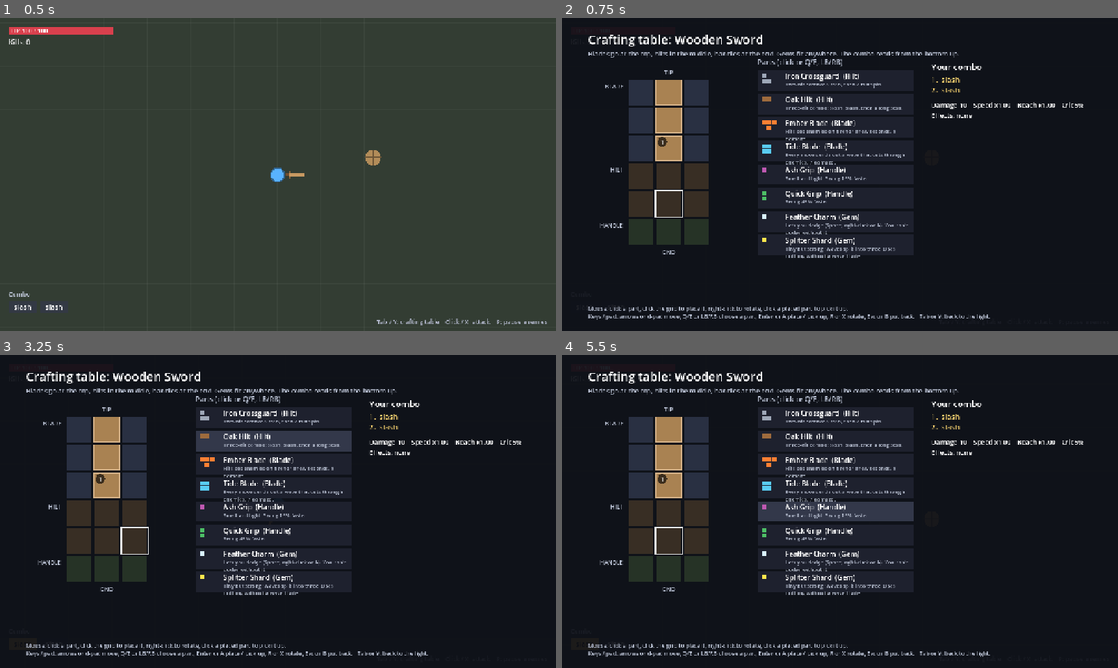
Above: before the commit, frames 1-4 (two rows, left to right).
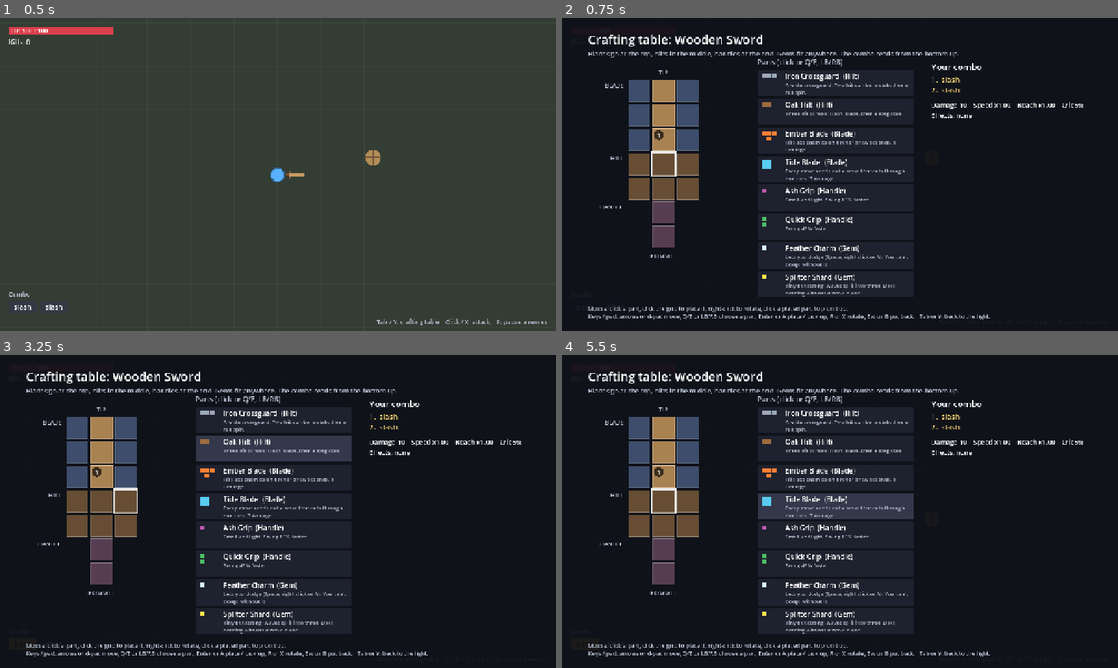
Above: after the commit, the same moments.

Repository: Durrannus/Modular-weapon-prototype
Game: Godot game, scene res://scenes/main.tscn
The game is run twice, just before and just after one commit, with the same random seed, the same clock (stepped at 60 frames per second) and the same inputs.
Inputs (mouse positions are in pixels of both pictures, inside the frame that each line leads up to):
- Up to frame 1 (0.5 s): no input
- Up to frame 2 (0.75 s): tap Enter (menu_place) at 0.5 s; move the mouse to (962, 158) at 0.52 s; hold D (move_right) from 0.53 s (still down); tap Tab (build) at 0.6 s; click (962, 158) at 0.67 s
- Up to frame 3 (3.25 s): tap Space (dash) at 1.25, 2.85 s; move the mouse to (166, 527) at 1.27 s; release D (move_right) at 1.28 s; hold Escape (menu_back) 1.28-2.03 s; click (166, 527) at 1.35 s; tap Tab (build) at 1.55, 2.1, 3.05 s; tap Enter (menu_place) at 2 s; move the mouse to (333, 442) at 2.02 s; hold D (move_right) 2.03-2.78 s; move the mouse to (250, 574) at 2.77 s; hold W (move_up) from 2.78 s (still down); click (250, 574) at 2.92 s
- Up to frame 4 (5.5 s): tap Space (dash) at 3.5 s; move the mouse to (1006, 558) at 3.52 s; release W (move_up) at 3.53 s; hold A (move_left) 3.53-5.03 s; tap P (toggle_spawning) at 3.6 s; tap Tab (build) at 3.8, 4.55, 5.3 s; move the mouse to (673, 464) at 4.27 s; tap Shift at 4.35 s; tap Enter (menu_place) at 5 s; move the mouse to (867, 511) at 5.02 s; hold Escape (menu_back) from 5.03 s (still down); tap Backspace at 5.1 s; click (867, 511) at 5.17 s

Frame 1 is identical in both runs. In frame 2, 11% of the frame differs, in the area x 6-63%, y 16-90%; in frame 3, 12%, in the area x 6-64%, y 16-90%; in frame 4, 11%.

Commit message:
Make the build grid an actual sword shape
The grid is now a 3x7 sword: 3 blade rows, 2 hilt rows and a 1-wide,
2-tall grip. Every part fits its own area without rotating (the iron
crossguard is now a straight 3-wide guard). Cells are easier to see,
the held part shows as a coloured ghost, and tests/check_parts.gd
checks every part fits.

Co-Authored-By: Claude Opus 5.5 <noreply@anthropic.com>
Claude-Session: https://claude.ai/code/session_01PcDKVkPofzbtLy82C9TbQ8

Diff:
--- a/parts/iron_crossguard.tres
+++ b/parts/iron_crossguard.tres
@@ -6,9 +6,9 @@
 script = ExtResource("1")
 id = "iron_crossguard"
 display_name = "Iron Crossguard"
-description = "Two-hit combo: a stab, then a full spin."
+description = "A wide crossguard. Two-hit combo: a stab, then a full spin."
 part_type = 0
 material = "iron"
-shape = [Vector2i(0, 0), Vector2i(0, 1), Vector2i(1, 1)]
+shape = [Vector2i(0, 0), Vector2i(1, 0), Vector2i(2, 0)]
 color = Color(0.62, 0.66, 0.72, 1)
 moves = ["stab", "spin"]
--- a/scripts/ui/build_menu.gd
+++ b/scripts/ui/build_menu.gd
@@ -2,10 +2,10 @@
 ## The crafting table: fit parts onto the weapon's grid.
 ## Free to swap. Pauses the game while open.
 
-const CELL := 64.0
+const CELL := 56.0
 const GRID_POS := Vector2(150, 140)
 const INV_POS := Vector2(450, 120)
-const INV_ROW := 54.0
+const INV_ROW := 66.0
 const INV_W := 360.0
 const INFO_POS := Vector2(850, 120)
 const INFO_W := 400.0
@@ -16,7 +16,7 @@
 var is_open := false
 var held: PartData = null
 var held_rot := 0
-var cursor := Vector2i(1, 4)
+var cursor := Vector2i(1, 3)
 var hover_inv := -1
 var message := ""
 
@@ -201,20 +201,24 @@
 
 	# Grid
 	root.draw_string(font, GRID_POS + Vector2(0, -10), "TIP", HORIZONTAL_ALIGNMENT_CENTER, CELL * WeaponBuild.GRID_W, 14, dim)
-	root.draw_string(font, GRID_POS + Vector2(0, CELL * WeaponBuild.GRID_H + 20), "END", HORIZONTAL_ALIGNMENT_CENTER, CELL * WeaponBuild.GRID_W, 14, dim)
-	var zone_tint := {"blade": Color(0.16, 0.19, 0.26), "hilt": Color(0.22, 0.18, 0.14), "handle": Color(0.15, 0.2, 0.15)}
+	root.draw_string(font, GRID_POS + Vector2(0, CELL * WeaponBuild.GRID_H + 20), "POMMEL", HORIZONTAL_ALIGNMENT_CENTER, CELL * WeaponBuild.GRID_W, 14, dim)
+	var zone_tint := {"blade": Color(0.24, 0.3, 0.42), "hilt": Color(0.4, 0.3, 0.2), "handle": Color(0.34, 0.24, 0.32)}
 	var held_zone := WeaponBuild.zone_for(held) if held != null else ""
-	var last_zone := ""
+	var labelled := {}
 	for y in WeaponBuild.GRID_H:
-		var zone := WeaponBuild.zone_of_row(y)
-		var tint: Color = zone_tint[zone]
-		if held != null and held_zone != "" and held_zone != zone:
-			tint = tint.darkened(0.55)  # can't go here
 		for x in WeaponBuild.GRID_W:
-			root.draw_rect(_cell_rect(Vector2i(x, y)), tint)
-		if zone != last_zone:
-			last_zone = zone
-			root.draw_string(font, GRID_POS + Vector2(-90, y * CELL + 22), zone.to_upper(), HORIZONTAL_ALIGNMENT_RIGHT, 80, 13, dim)
+			var zone := WeaponBuild.zone_at(Vector2i(x, y))
+			if zone == "":
+				continue  # not part of the sword
+			var tint: Color = zone_tint[zone]
+			if held != null and held_zone != "" and held_zone != zone:
+				tint = tint.darkened(0.65)  # the part in hand can't go here
+			var cr := _cell_rect(Vector2i(x, y))
+			root.draw_rect(cr, tint)
+			root.draw_rect(cr, tint.lightened(0.25), false, 1.0)
+			if not labelled.has(zone):
+				labelled[zone] = true
+				root.draw_string(font, GRID_POS + Vector2(-100, y * CELL + 20), zone.to_upper(), HORIZONTAL_ALIGNMENT_RIGHT, 90, 13, dim)
 
 	var ordered := build.ordered_placements()
 	for i in ordered.size():
@@ -232,9 +236,13 @@
 	# Held part ghost
 	if held != null:
 		var ok := build.can_place(held, cursor, held_rot)
-		var ghost := Color(0.4, 1.0, 0.5, 0.55) if ok else Color(1.0, 0.35, 0.35, 0.55)
+		var edge := Color(0.4, 1.0, 0.5) if ok else Color(1.0, 0.3, 0.3)
 		for c in build.cells_for(held, cursor, held_rot):
-			root.draw_rect(_cell_rect(c), ghost)
+			var gr := _cell_rect(c)
+			var fill := held.color
+			fill.a = 0.6
+			root.draw_rect(gr, fill)
+			root.draw_rect(gr, edge, false, 3.0)
 	root.draw_rect(_cell_rect(cursor).grow(2.0), Color(1, 1, 1, 0.9), false, 3.0)
 
 	var gy := GRID_POS.y + CELL * WeaponBuild.GRID_H + 52
@@ -250,7 +258,7 @@
 		root.draw_rect(row, Color(0.2, 0.22, 0.29) if i == hover_inv else Color(0.12, 0.13, 0.18))
 		_draw_mini_shape(part, row.position + Vector2(10, 8), 0)
 		root.draw_string(font, row.position + Vector2(64, 20), "%s  (%s)" % [part.display_name, part.type_name()], HORIZONTAL_ALIGNMENT_LEFT, -1, 16, white)
-		root.draw_multiline_string(font, row.position + Vector2(64, 37), part.description, HORIZONTAL_ALIGNMENT_LEFT, INV_W - 72, 12, 2, dim)
+		root.draw_multiline_string(font, row.position + Vector2(64, 38), part.description, HORIZONTAL_ALIGNMENT_LEFT, INV_W - 72, 12, 2, dim)
 	if inv.is_empty():
 		root.draw_string(font, INV_POS + Vector2(0, 20), "Everything is on the sword.", HORIZONTAL_ALIGNMENT_LEFT, -1, 14, dim)
 
--- a/scripts/weapon/weapon_build.gd
+++ b/scripts/weapon/weapon_build.gd
@@ -9,12 +9,22 @@
 signal changed
 
 const GRID_W := 3
-const GRID_H := 6
-
-## The grid is shaped like the weapon: each row belongs to an area, from the
-## tip (row 0) down to the handle end. Blades, hilts and handles can only go
-## in their own area. Gems are small and fit anywhere.
-const ROW_ZONES := ["blade", "blade", "blade", "hilt", "hilt", "handle"]
+const GRID_H := 7
+
+## The grid is drawn in the shape of a sword, tip at the top (row 0).
+## Each letter is one cell:  b = blade, h = hilt, g = grip (handle), . = not part of the sword.
+## Blades, hilts and handles only go in their own area. Gems are small and fit
+## in any area. Change this map to reshape the weapon.
+const SHAPE_MAP := [
+	"bbb",
+	"bbb",
+	"bbb",
+	"hhh",
+	"hhh",
+	".g.",
+	".g.",
+]
+const ZONE_NAMES := {"b": "blade", "h": "hilt", "g": "handle"}
 
 ## Pairs of parts that unlock a bonus when both are on the weapon.
 const SYNERGIES := [
@@ -70,8 +80,13 @@
 	return false
 
 
-static func zone_of_row(row: int) -> String:
-	return ROW_ZONES[row]
+## The area a cell belongs to ("blade", "hilt", "handle"), or "" if the cell
+## isn't part of the weapon.
+static func zone_at(cell: Vector2i) -> String:
+	if cell.x < 0 or cell.y < 0 or cell.x >= GRID_W or cell.y >= GRID_H:
+		return ""
+	var row: String = SHAPE_MAP[cell.y]
+	return ZONE_NAMES.get(row[cell.x], "")
 
 
 ## The area a part must go in, or "" if it fits anywhere.
@@ -95,11 +110,12 @@
 	var zone := zone_for(part)
 	for c in cells_for(part, origin, rotation):
 		var v: Vector2i = c
-		if v.x < 0 or v.y < 0 or v.x >= GRID_W or v.y >= GRID_H:
-			return "That goes off the edge of the grid."
+		var cell_zone := zone_at(v)
+		if cell_zone == "":
+			return "That goes off the sword."
 		if not placement_at(v).is_empty():
 			return "Something is already there."
-		if zone != "" and zone_of_row(v.y) != zone:
+		if zone != "" and cell_zone != zone:
 			return "%ss only go in the %s area." % [part.type_name(), zone]
 	return ""
 
--- /dev/null
+++ b/tests/check_parts.gd
@@ -0,0 +1,21 @@
+extends SceneTree
+## Checks that every part in res://parts/ fits its own area of the sword grid
+## without rotating. Run from the project folder:
+##   godot --headless --script res://tests/check_parts.gd
+
+func _initialize() -> void:
+	var parts := PartLibrary.load_all()
+	var fails := 0
+	for p in parts:
+		var b := WeaponBuild.new()
+		var spots := 0
+		for y in WeaponBuild.GRID_H:
+			for x in WeaponBuild.GRID_W:
+				if b.can_place(p, Vector2i(x, y), 0):
+					spots += 1
+		var status := "ok" if spots > 0 else "DOES NOT FIT"
+		print("%-18s %-7s %s (%d spots)" % [p.id, p.type_name(), status, spots])
+		if spots == 0:
+			fails += 1
+	print("%d parts checked, %d don't fit" % [parts.size(), fails])
+	quit(1 if fails > 0 else 0)
